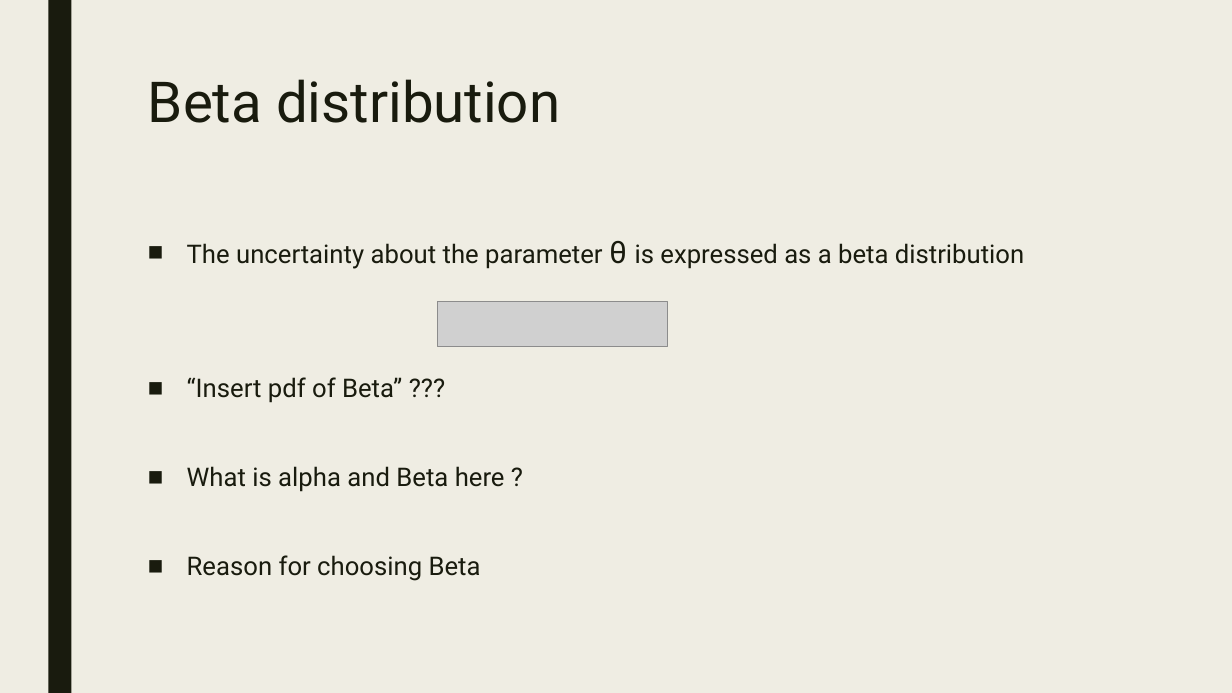
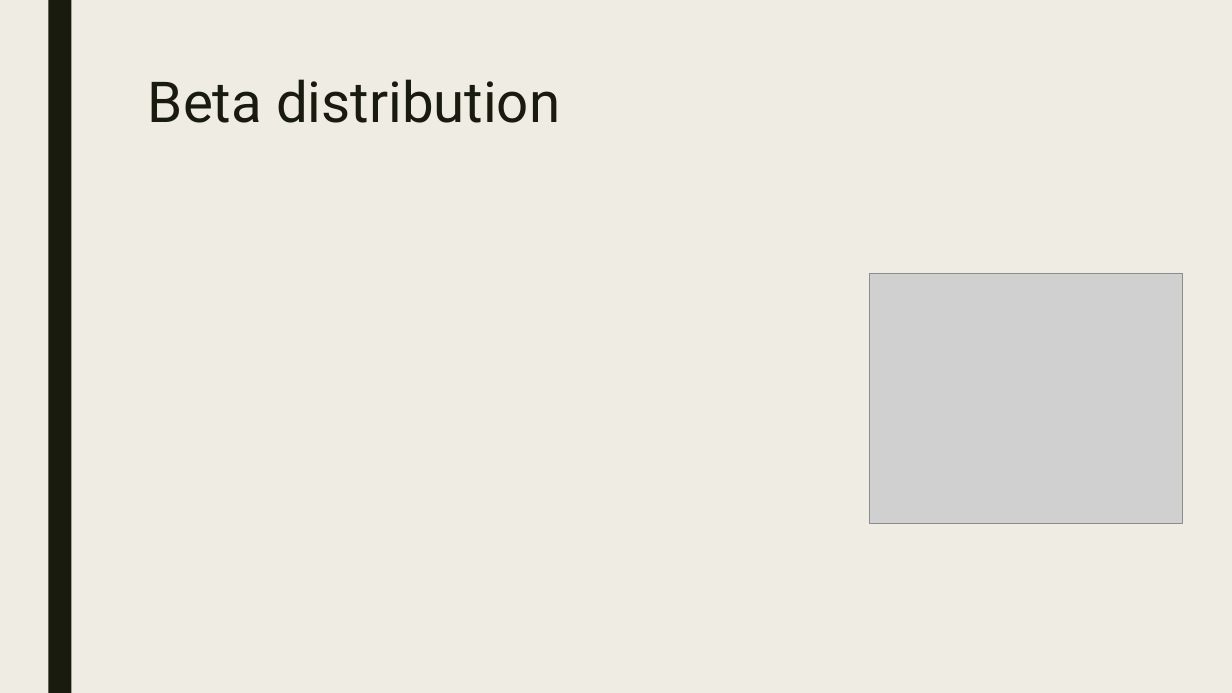
Before and after one commit to CourseReps/ECEN689-Fall2018, a slide deck: slide 11 of Students/mason-rumuly/tutorial/Thompson Sampling.pptx. Drawn at 1232x693 pixels with LibreOffice and Linux fonts; fonts in the diff are those of the drawing; grey boxes stand for pictures. Boxes give left, top, right and bottom in pixels: in the first picture for what was removed or moved away, otherwise in the second. Text is boxed around its words. In the diff, an @@ line names an element or a change of style, - is before the commit and + after.

```diff
--- a/Students/mason-rumuly/tutorial/Thompson Sampling.pptx
+++ b/Students/mason-rumuly/tutorial/Thompson Sampling.pptx
@@ text removed at <box>187,241,1024,581</box> @@
-■ The uncertainty about the parameter θ is expressed as a beta distribution
-■ “Insert pdf of Beta” ???
-■ What is alpha and Beta here ?
-■ Reason for choosing Beta
@@ picture added at <box>870,274,1183,524</box> @@
@@ picture removed at <box>438,301,668,347</box> @@
```
Also in this commit, not shown: 5 other slides changed, 2 slides added, 2 slides removed, 2 other files.
